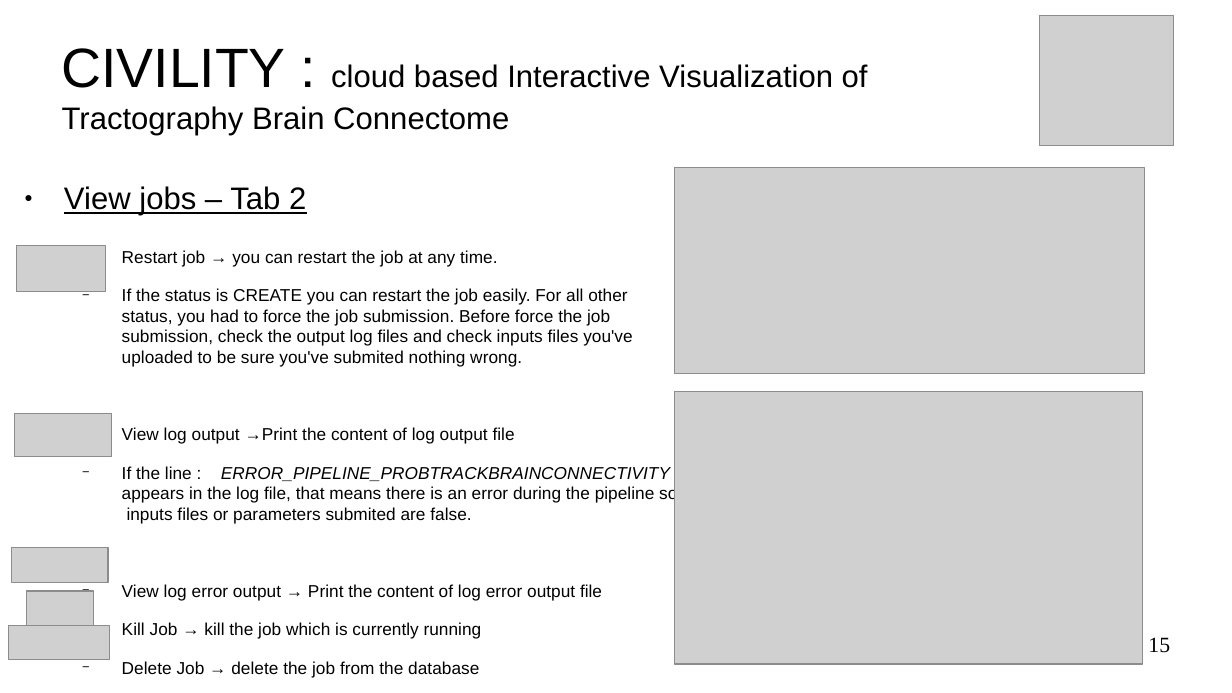
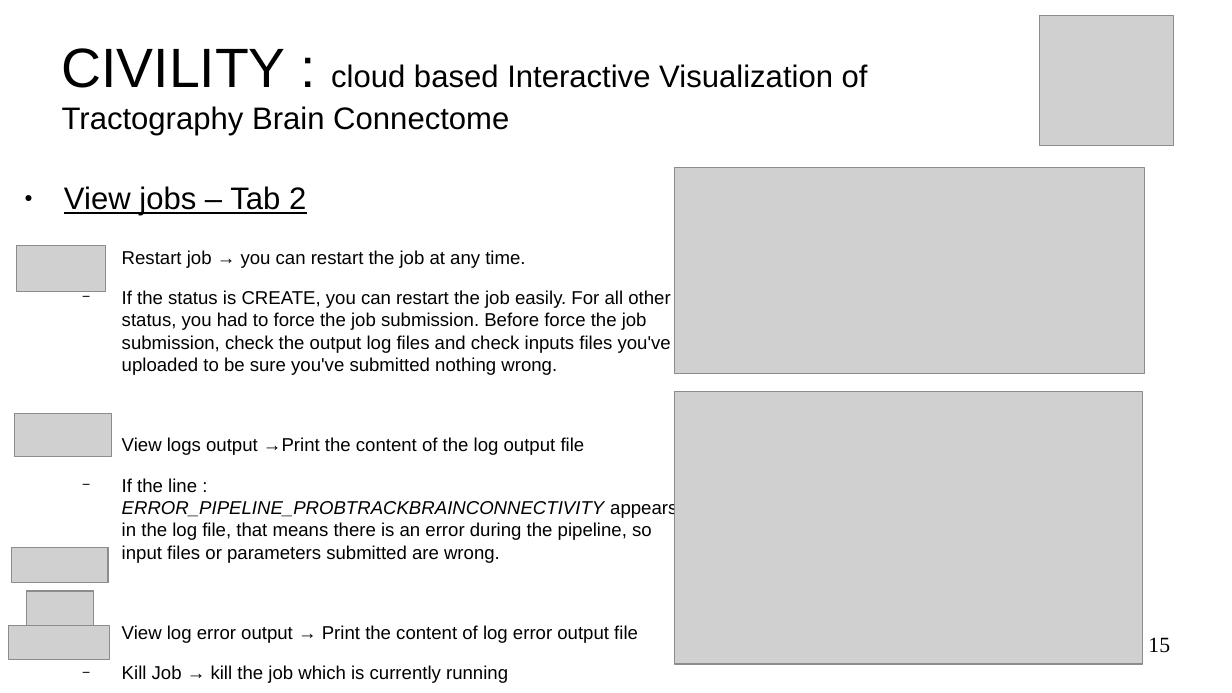
Before and after one commit to NIRALUser/CIVILITY, a slide deck: slide 15 of doc/tutorialCIVILITY.odp. Drawn at 1232x693 pixels with LibreOffice and Linux fonts; fonts in the diff are those of the drawing; grey boxes stand for pictures; background and template pictures are left out. Boxes give left, top, right and bottom in pixels: in the first picture for what was removed or moved away, otherwise in the second. Text is boxed around its words. In the diff, an @@ line names an element or a change of style, - is before the commit and + after.

Commit message:
DOC : doc & tuto, check grammar and spelling

```diff
--- a/doc/tutorialCIVILITY.odp
+++ b/doc/tutorialCIVILITY.odp
@@ text at (122, 250, 638, 683): size 11.1 to 12 pt in "Restart job → you can restart the ...", "View log error output → Print the ...", "Kill Job → kill the job which ...", "Delete Job → delete the job from ..." @@
@@ text at (122, 290, 677, 563): text changed; size 11.1 to 12 pt @@
-  − If the status is CREATE you can restart the job easily. For all other status, you had to force the job submission. Before force the job submission, check the output log files and check inputs files you've uploaded to be sure you've submited nothing wrong.
-  − View log output →Print the content of log output file
-  − If the line : ERROR_PIPELINE_PROBTRACKBRAINCONNECTIVITY appears in the log file, that means there is an error during the pipeline so inputs files or parameters submited are false.
+  − If the status is CREATE, you can restart the job easily. For all other status, you had to force the job submission. Before force the job submission, check the output log files and check inputs files you've uploaded to be sure you've submitted nothing wrong.
+  − View logs output →Print the content of the log output file
+  − If the line : ERROR_PIPELINE_PROBTRACKBRAINCONNECTIVITY appears in the log file, that means there is an error during the pipeline, so input files or parameters submitted are wrong.
```
Also in this commit, not shown: 17 other slides changed, 1 other file.
